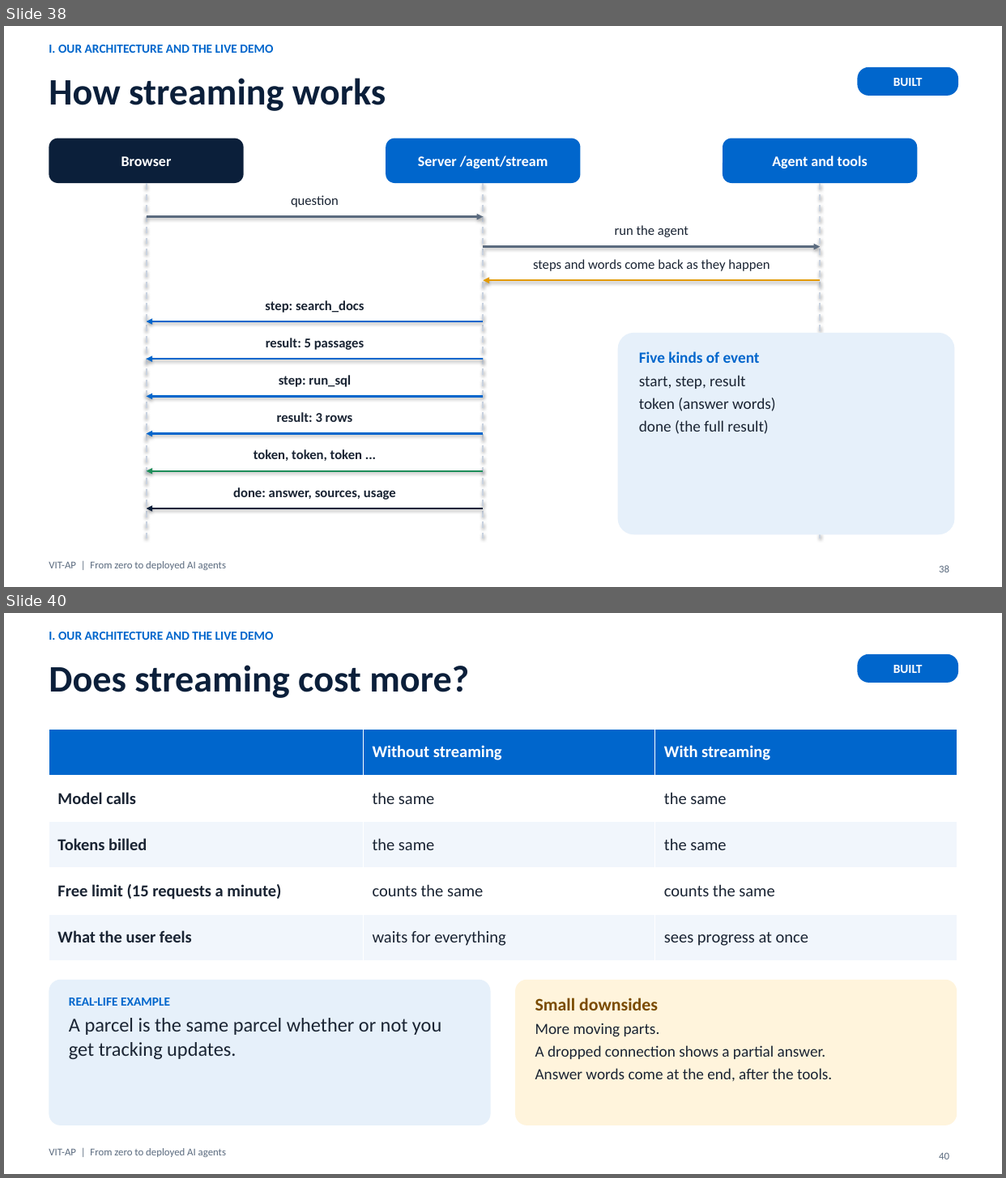
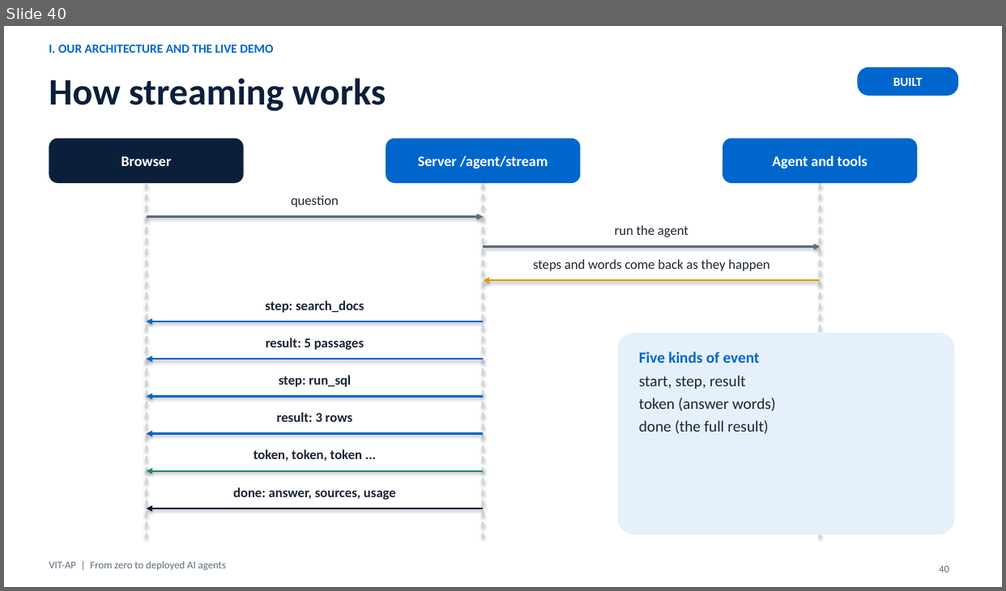
Before and after one commit to nareshroyalc/Demo, a slide deck: deck/VIT-AP_AI_Webinar.pptx. Shown one above the other, each under a label of ours: slides 38 and 40 before the commit, slide 40 after it; the slides between them are not shown. The pictures are 1006x1178 and 1006x591 pixels, drawn with LibreOffice and Linux fonts; fonts in the diff are those of the drawing. Boxes give left, top, right and bottom in pixels: in the first picture for what was removed or moved away, otherwise in the second. Text is boxed around its words. In the diff, an @@ line names an element or a change of style, - is before the commit and + after.

Commit message:
Deck: add two skills slides, cut streaming to two slides (51 slides)

```diff
--- a/deck/VIT-AP_AI_Webinar.pptx
+++ b/deck/VIT-AP_AI_Webinar.pptx
@@ slide 40 removed at <box>4,613,1002,1174</box>, background #FFFFFF @@
@@ text removed at <box>49,632,273,640</box> @@
-I. OUR ARCHITECTURE AND THE LIVE DEMO
@@ rounded rectangle removed at <box>858,654,958,683</box> @@
-BUILT
@@ title removed at <box>49,665,469,698</box> @@
-Does streaming cost more?
@@ table removed at <box>49,729,957,961</box>, 5 rows, 3 columns @@
- | Without streaming | With streaming
-Model calls | the same | the same
-Tokens billed | the same | the same
-Free limit (15 requests a minute) | counts the same | counts the same
-What the user feels | waits for everything | sees progress at once
@@ rounded rectangle removed at <box>49,980,491,1126</box> @@
-REAL-LIFE EXAMPLE
-A parcel is the same parcel whether or not you get tracking updates.
@@ rounded rectangle removed at <box>515,980,957,1126</box> @@
-Small downsides
-More moving parts.
-A dropped connection shows a partial answer.
-Answer words come at the end, after the tools.
@@ text removed at <box>49,1148,226,1157</box> @@
-VIT-AP | From zero to deployed AI agents
@@ page number removed at <box>939,1152,949,1160</box> @@
-40
@@ what was slide 38 is now slide 40 @@
@@ page number at <box>939,565,949,573</box>: text changed @@
-38
+40
```
Also in this commit, not shown: 1 slide changed, 2 slides added, 3 other slides removed, 4 other files.
